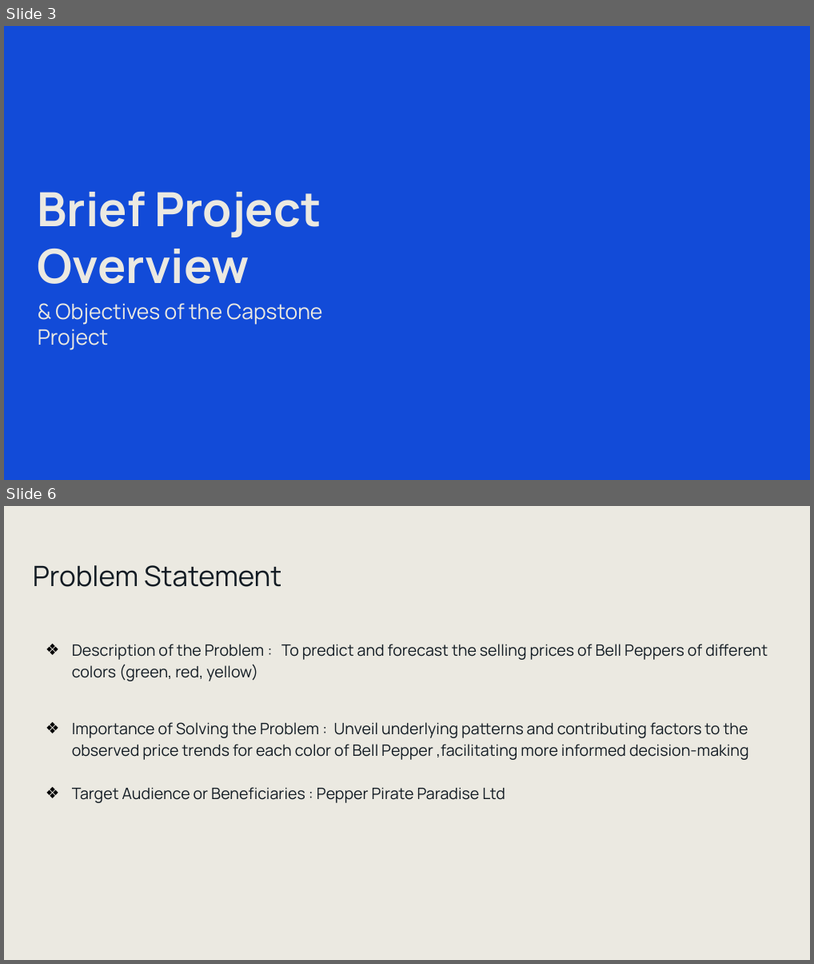
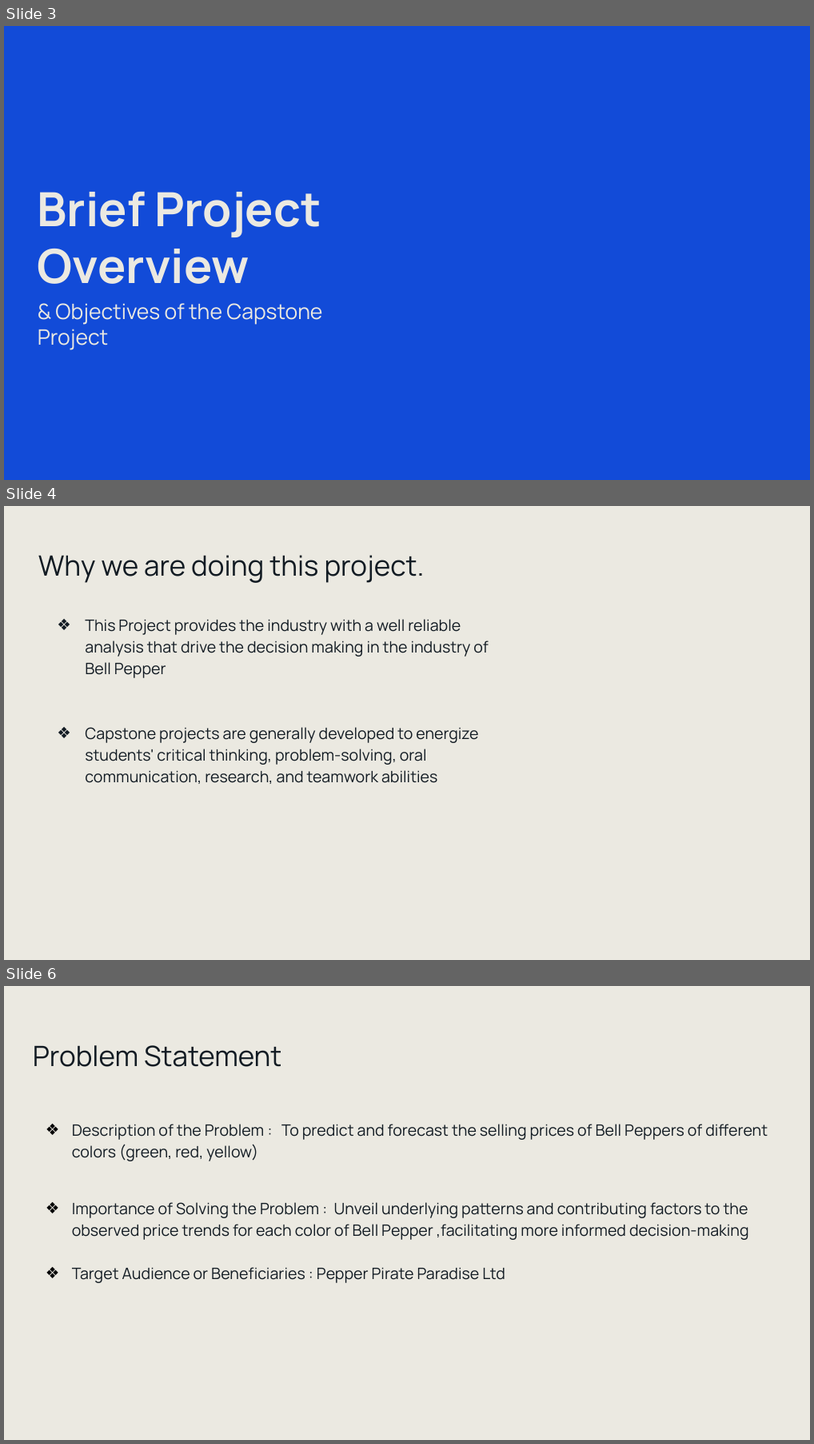
Before and after one commit to omar-ammar0/Intern_Final_Project, a slide deck: Presentation/AI Internship Capstone Project Presentation.pptx. Shown one above the other, each under a label of ours: slides 3 and 6 before the commit, slides 3, 4 and 6 after it; the slides between them are not shown. The pictures are 814x964 and 814x1444 pixels, drawn with LibreOffice and Linux fonts; fonts in the diff are those of the drawing; background and template pictures are left out. Boxes give left, top, right and bottom in pixels: in the first picture for what was removed or moved away, otherwise in the second. Text is boxed around its words. In the diff, an @@ line names an element or a change of style, - is before the commit and + after.

```diff
--- a/Presentation/AI Internship Capstone Project Presentation.pptx
+++ b/Presentation/AI Internship Capstone Project Presentation.pptx
@@ slide 4 added at [4,506,810,960], background #EBE9E1 @@
@@ title added at [38,555,425,583], 25 pt, text #121B23 @@
+Why we are doing this project.
@@ text added at [85,619,489,784], 14 pt, text #121B23 @@
+❖ This Project provides the industry with a well reliable analysis that drive the decision making in the industry of Bell Pepper
+❖ Capstone projects are generally developed to energize students' critical thinking, problem-solving, oral communication, research, and teamwork abilities
```
Also in this commit, not shown: 1 slide changed, 2 other slides added, 3 slides removed.
